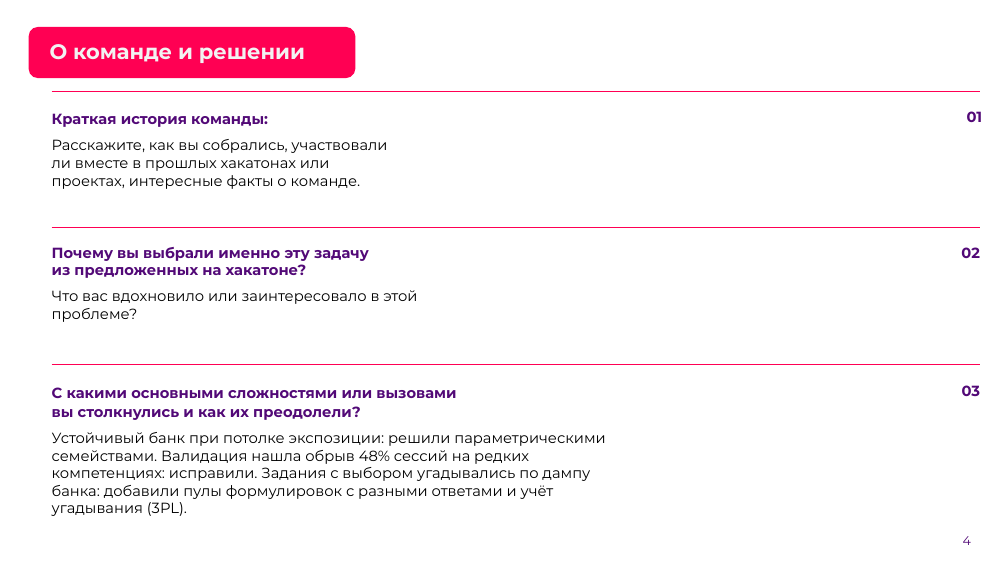
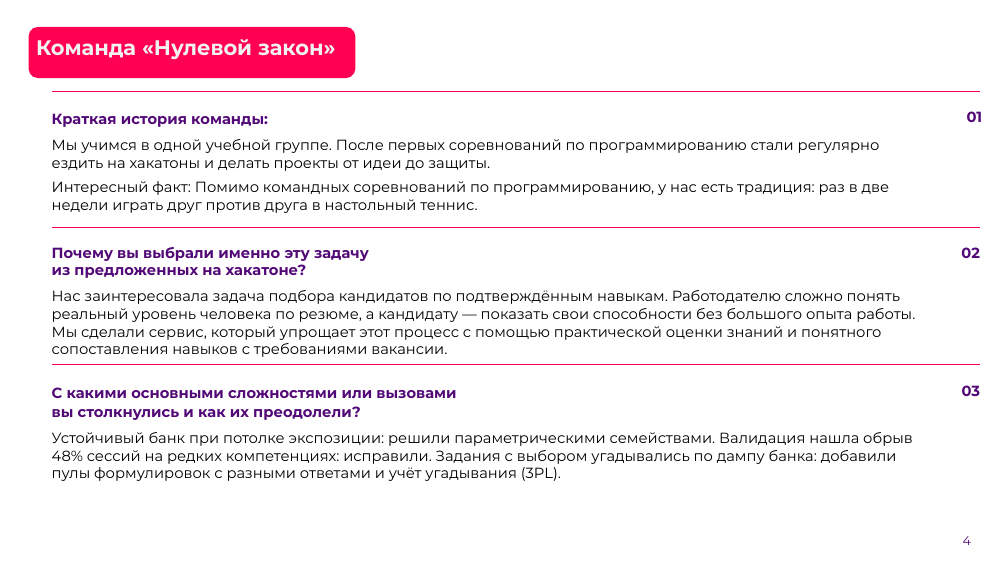
Before and after one commit to Egor2809/fsp-scout, a slide deck: slide 4 of docs/scout-presentation.pptx. Drawn at 1008x567 pixels with LibreOffice and Linux fonts; fonts in the diff are those of the drawing; background and template pictures are left out. Boxes give left, top, right and bottom in pixels: in the first picture for what was removed or moved away, otherwise in the second. Text is boxed around its words. In the diff, an @@ line names an element or a change of style, - is before the commit and + after.

Commit message:
Презентация команды «Нулевой закон»: участники, история, ссылка на стенд; без телефонов

```diff
--- a/docs/scout-presentation.pptx
+++ b/docs/scout-presentation.pptx
@@ title added at <box>36,39,336,60</box>, 20 pt, text #F2F2F2, bold @@
+Команда «Нулевой закон»
@@ title removed at <box>50,44,305,63</box> @@
-О команде и решении
@@ text at <box>52,139,890,213</box>: text changed @@
-Расскажите, как вы собрались, участвовали ли вместе в прошлых хакатонах или проектах, интересные факты о команде.
+Мы учимся в одной учебной группе. После первых соревнований по программированию стали регулярно ездить на хакатоны и делать проекты от идеи до защиты.
+Интересный факт: Помимо командных соревнований по программированию, у нас есть традиция: раз в две недели играть друг против друга в настольный теннис.
@@ text at <box>52,290,915,357</box>: text changed @@
-Что вас вдохновило или заинтересовало в этой проблеме?
+Нас заинтересовала задача подбора кандидатов по подтверждённым навыкам. Работодателю сложно понять реальный уровень человека по резюме, а кандидату — показать свои способности без большого опыта работы. Мы сделали сервис, который упрощает этот процесс с помощью практической оценки знаний и понятного сопоставления навыков с требованиями вакансии.
@@ text "Устойчивый банк при потолке экспозиции: ..." rewrapped from <box>52,432,605,516</box> to <box>52,432,913,481</box> @@
```
Also in this commit, not shown: 3 other slides changed, 1 slide added, 1 slide removed.
